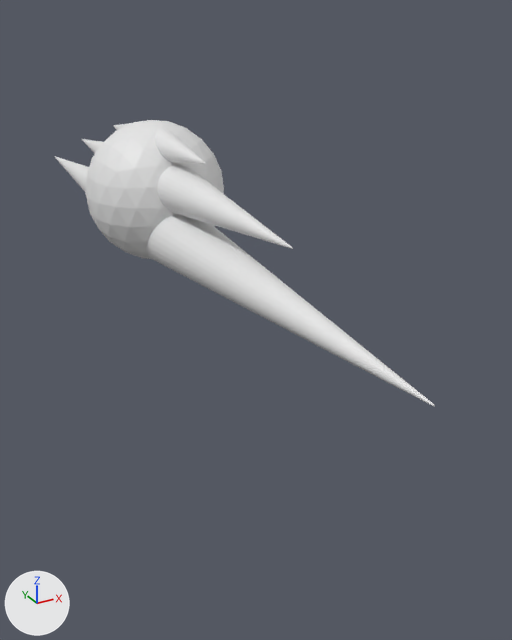
Two versions of the Blender file Toasterman (Main)/Assets/Models/Raw models/HelperHat.blend, one commit apart.
One viewpoint serves both versions: a 50 mm lens placed at (-3.65, -9.66, 6.43), pointed at (1.15, -0.94, 2.07). Lighting does not change. The marker at lower left points along +X, +Y and +Z.

The older version as bpy lines, for what is in view:
```python
me_cylinder_001 = bpy.data.meshes.new('Cylinder.001')
me_cylinder_001.from_pydata(...)  # 544 vertices, 514 faces; spans x -1.0..1.0, y -1.0..1.0, z -1.0..1.0
me_cylinder_004 = bpy.data.meshes.new('Cylinder.004')
me_cylinder_004.from_pydata(...)  # 544 vertices, 514 faces; spans x -1.0..1.0, y -1.0..1.0, z -1.0..1.0
me_cylinder_005 = bpy.data.meshes.new('Cylinder.005')
me_cylinder_005.from_pydata(...)  # 544 vertices, 514 faces; spans x -1.0..1.0, y -1.0..1.0, z -1.0..1.0
ob_cylinder_001 = bpy.data.objects.new('Cylinder.001', me_cylinder_001)
ob_cylinder_001.parent = ob_icosphere
ob_cylinder_001.matrix_parent_inverse = Matrix(((1.0, 0.0, 0.0, 0.0), (0.0, 1.0, 0.0, 0.0), (0.0, 0.0, 1.0, -4.0), (0.0, 0.0, 0.0, 1.0)))
ob_cylinder_001.location = (0.0, -3.0, 3.5)
ob_cylinder_001.rotation_euler = (1.571, 0.0, 0.0)  # degrees (90, 0, 0)
ob_cylinder_001.scale = (0.5, 0.5, 3.0)
ob_cylinder_002 = bpy.data.objects.new('Cylinder.002', me_cylinder_004)
ob_cylinder_002.parent = ob_icosphere
ob_cylinder_002.matrix_parent_inverse = Matrix(((1.0, 0.0, 0.0, 0.0), (0.0, 1.0, 0.0, 0.0), (0.0, 0.0, 1.0, -4.0), (0.0, 0.0, 0.0, 1.0)))
ob_cylinder_002.location = (0.0, -2.3, 4.2)
ob_cylinder_002.rotation_euler = (1.571, 0.0, 0.0)  # degrees (90, 0, 0)
ob_cylinder_002.scale = (0.33, 0.33, 1.5)
ob_cylinder_004 = bpy.data.objects.new('Cylinder.004', me_cylinder_005)
ob_cylinder_004.parent = ob_icosphere
ob_cylinder_004.matrix_parent_inverse = Matrix(((1.0, 0.0, 0.0, 0.0), (0.0, 1.0, 0.0, 0.0), (0.0, 0.0, 1.0, -4.0), (0.0, 0.0, 0.0, 1.0)))
ob_cylinder_004.location = (0.0, -1.0, 4.7)
ob_cylinder_004.rotation_euler = (1.571, 0.0, 0.0)  # degrees (90, 0, 0)
ob_cylinder_004.scale = (0.25, 0.25, 0.75)
# also in view: 'Icosphere' at (0.0, 0.0, 4.0)
```
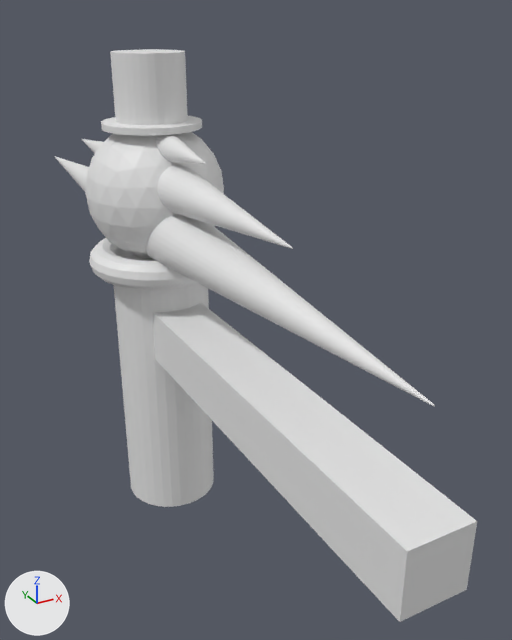
The newer file is also turned or shifted as a whole; pictures and numbers use the older file's frame.

Changed parts and their boxes (x1, y1, x2, y2) in the pictures (512 x 640 px):
'Cube', added
    after: (152, 303, 477, 622)
'Body', added
    after: (114, 254, 214, 507)
'TopHat', added
    after: (101, 49, 202, 136)
'Scarf', added
    after: (89, 238, 199, 290)

Diff of the bpy script that builds the scene:
```diff
--- a/Toasterman (Main)/Assets/Models/Raw models/HelperHat.blend.py
+++ b/Toasterman (Main)/Assets/Models/Raw models/HelperHat.blend.py
@@ me_cube @@
+me_cube.from_pydata(...)  # 20 vertices, 18 faces; spans x -1.23..1.23, y -1.0..1.0, z -1.23..1.23
@@ me_cylinder_006 @@
+me_cylinder_006.from_pydata(...)  # a 32-sided cylinder along z spanning x -1.0..1.0, y -1.0..1.0, z -1.0..1.0
@@ me_cylinder_002 @@
+me_cylinder_002.from_pydata(...)  # 128 vertices, 98 faces; spans x -0.7..0.7, y -0.7..0.7, z -1.0..0.0
@@ me_torus @@
+me_torus.from_pydata(...)  # a torus around z (ring radius 1.0, tube radius 0.25) spanning x -1.25..1.25, y -1.25..1.25, z -0.25..0.25
@@ ob_cube @@
+ob_cube = bpy.data.objects.new('Cube', me_cube)
+ob_cube.location = (0.0, -3.3, 2.0)
+ob_cube.scale = (0.385, 2.98, 0.385)
@@ ob_body @@
+ob_body = bpy.data.objects.new('Body', me_cylinder_006)
+ob_body.location = (0.0, 0.0, 0.9)
+ob_body.scale = (0.72, 0.72, 2.0)
@@ ob_tophat @@
+ob_tophat = bpy.data.objects.new('TopHat', me_cylinder_002)
+ob_tophat.location = (0.0, 0.0, 5.9)
@@ ob_scarf @@
+ob_scarf = bpy.data.objects.new('Scarf', me_torus)
+ob_scarf.location = (0.0, 0.0, 3.0)
+ob_scarf.scale = (0.832, 0.832, 0.832)
```
